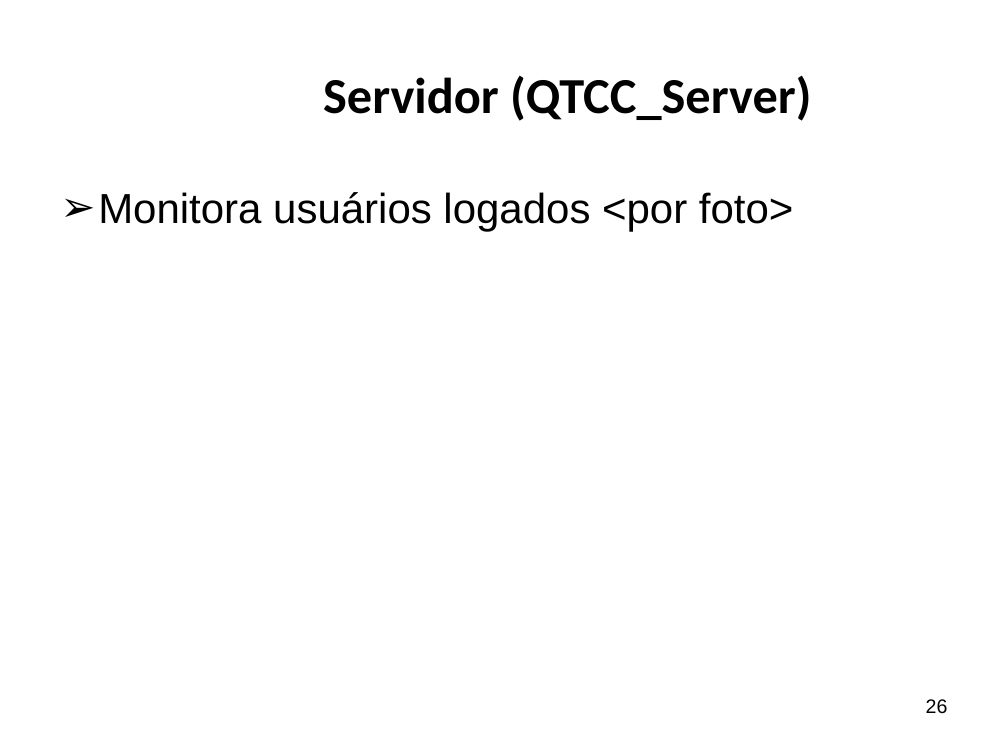
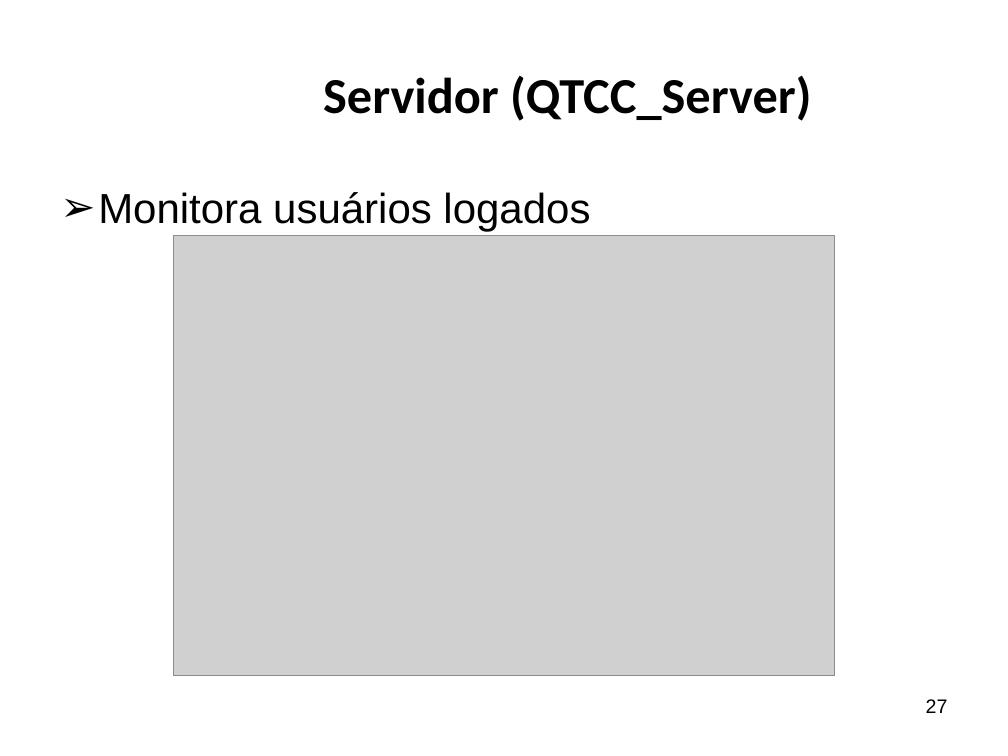
Before and after one commit to ricardopetrere/TCC_FTT, a slide deck: slide 27 of documentos/Apresentação Banca.pptx (slide 26 before the commit). Drawn at 1008x756 pixels with LibreOffice and Linux fonts; fonts in the diff are those of the drawing; grey boxes stand for pictures; background and template pictures are left out. Boxes give left, top, right and bottom in pixels: in the first picture for what was removed or moved away, otherwise in the second. Text is boxed around its words. In the diff, an @@ line names an element or a change of style, - is before the commit and + after.

```diff
--- a/documentos/Apresentação Banca.pptx
+++ b/documentos/Apresentação Banca.pptx
@@ text at bbox=[98, 192, 590, 231]: text changed @@
-➢ Monitora usuários logados <por foto>
+➢ Monitora usuários logados
@@ picture added at bbox=[173, 235, 834, 675] @@
@@ page number at bbox=[926, 699, 948, 713]: text changed @@
-26
+27
```
Also in this commit, not shown: 8 other slides changed, 1 slide added, 1 other file.
